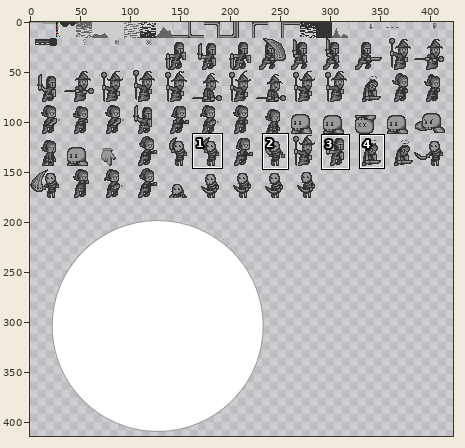
Sprite sheet, stored at assets/textures.png. The first picture is a wide view before the edit; the outline marks the close-up.
Close-up. As it was:
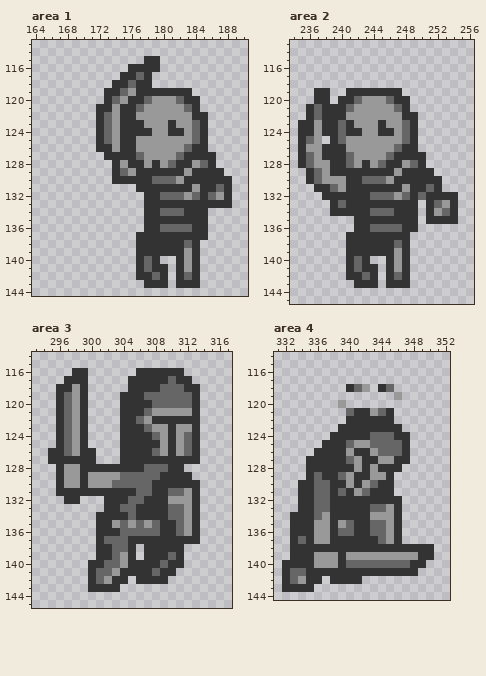
The file is 432x432 pixels. Pixels under 10% opacity are left out. Colours within 5 levels of each other are drawn and written as one. Shown: area 1: x 164..190, y 113..144; area 2: x 234..256, y 113..145; area 3: x 293..317, y 114..145; area 4: x 331..352, y 114..144. The wide view leaves out empty margins. The commit also changed other parts of the picture, which this record leaves out.
The result:
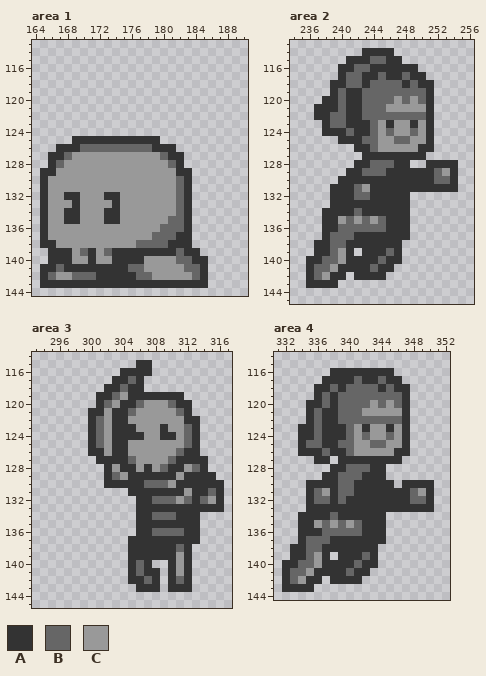
Palette (. is transparent): A #333333  B #666666  C #999999
Difference:
Changed rows in their new state; - is an unchanged pixel.
Area 1:
first column x 165:
115 -------------..---------
116 -----------....---------
117 ----------....----------
118 ---------.....----------
119 --------...........-----
120 --------............----
121 -------.............----
122 -------..............---
123 -------..............---
124 -------..............---
125 ----AAA-AA--AAA......---
126 --AAABBBBBBBBBAAA....---
127 -AABCCCCCCCCC--BAA....--
128 -ABCCCCCCC-CC-C---....--
129 AACCCCCCCCC-CCCCC-A....-
130 ACCCCCCCCCCCCCCCCB-.....
131 ACCCCCCCCCCCCCCCCB-.....
132 ACCAACCCAACCCCCCC-A.....
133 ACCCACCCCACCCCCCCB-.....
134 ACCAACCCAACCCCCCC--..---
135 ACCAACCCAACCCCCCBB-..---
136 ACCCCCCCCCCCCCC---A..---
137 ACCCCCCCCCCCCCBBB--..---
138 AACCCCCCCCCCBBBB--A.----
139 -AAACBACBAAA-----BA-----
140 -AAACCACCAAA-CCCCBB-A---
141 AABAAAAAAAABBCCCCCBBA---
142 ABCCBBBAAAAABBCCCCCBA---
143 AAAAAAAAAAAAA---A---A---
Area 2:
first column x 235:
114 --------AAAA--------
115 ------AAABBAA-------
116 -----AABBAAAAAA-----
117 -----ABBAABAABAA----
118 ----AABBABBBBABAA---
119 --..AB--BBBBBBBBA---
120 --.-AB-ABBB-CBCBA---
121 -.A--BAABBB-CCCCA---
122 -.A-BBAABBBBBBBBA---
123 ...-B--AABCA-C-CA---
124 ...--AB-ABCB-CBCA---
125 ...-.AAABB--B-CCA---
126 .......AAB--CCCAA---
127 ........AAAA--------
128 .......A-B-B-A..AAAA
129 -.....--BBB-A----BCA
130 -....A--AAAA-----BBA
131 --..AA-BC----A--A-AA
132 ---.---BBAAAAA......
133 -----A--------.-....
134 ---A---B-AAA--.-....
135 ---AACBCBCB---.-....
136 ---AABBBB--AA-.-----
137 ---ABBB-------------
138 --AABB------A.------
139 --AABC-.---BA.------
140 -AABBC-A-AB-A.------
141 -ABBCA-A-BA-..------
142 -ABCAA.-A-A...------
143 -AAAA--...-...------
Area 3:
first column x 295:
115 -----------AA---------
116 ---..----AA--....-----
117 --...---AAB-......----
118 -....--AAB--.......---
119 -....-AABC--AAAAA..---
120 -....-ABC--BCCC-AA.---
121 -....AACA-BCC---BA.---
122 -....ABCA-CC-CCCC-----
123 -....ABCA--CC-AC-B----
124 -....ABCA---CCA-------
125 -....ABCA-CCCC-C------
126 .....-ACA-CCCC-CBA----
127 ......AAA-BCCCCB---A--
128 -......-C--CAC---CBA--
129 -......ABCAAAA--C-AAA-
130 -......AAAAA-BBC---AAA
131 -.........-AA--AA--ABA
132 --..---....A-BBB-B-BCA
133 -------....----AAA-AAA
134 ------.....--BB-AA----
135 ------.....AAA--AA----
136 ------.....AA-BB-A----
137 ------....------------
138 ------....-A----BA----
139 ------....-A---ACA----
140 -----.....-B-..-CA----
141 -----.....-B-A.-CA----
142 -----.....A-B-.ABA----
143 -----....--AAA-AAA----
Area 4:
first column x 333:
116 -----AAAAAAAA-----
117 ----AAAABAABAA----
118 ---AABAB-BB--AA---
119 ---ABABBBBBBBBA---
120 --AABABBBBCBCBA---
121 --ABAAB-BC-CCCA---
122 --ABAABBBBBBBBA---
123 -AABAA-BC-CC-CA---
124 -AABA--BCBCC-C----
125 -ABB--B-----CC----
126 -AA-B--BCC-CCA----
127 --.--.-AA--AA-.---
128 --...--BBBA-..----
129 --..---BB-AA.-----
130 -.-AA-BB-AA---AAAA
131 -.--C--BAA---AABCA
132 -.----B-------ABBA
133 -.-AA-----AAA-AAAA
134 .--AAB----AA..----
135 .---BCBCB-AA..----
136 .--ABB--B-AA..----
137 .ABBB------A..----
138 --BB-------.......
139 --B-A.-AABA.......
140 -BB-AA-A-AA......-
141 --C----B--......--
